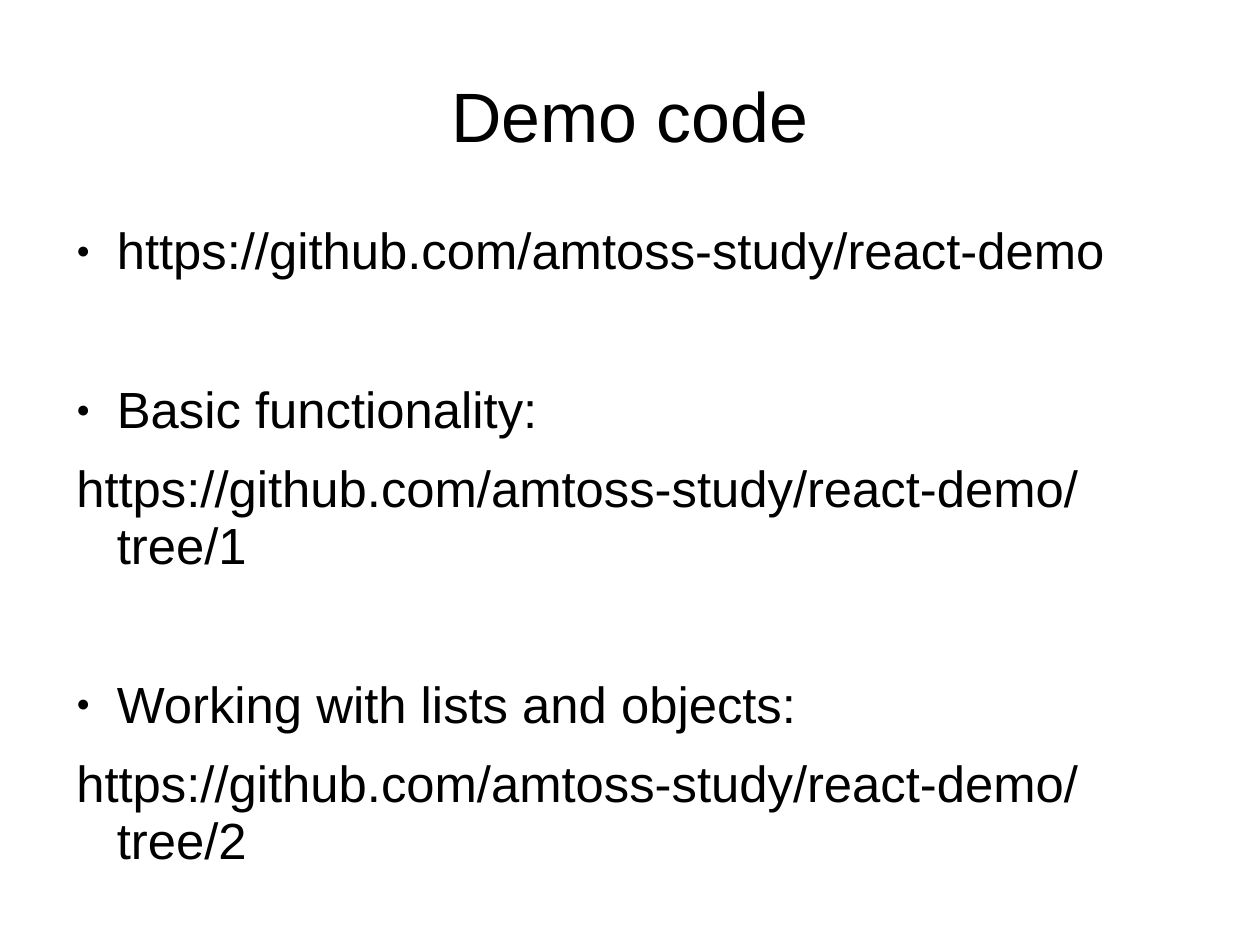
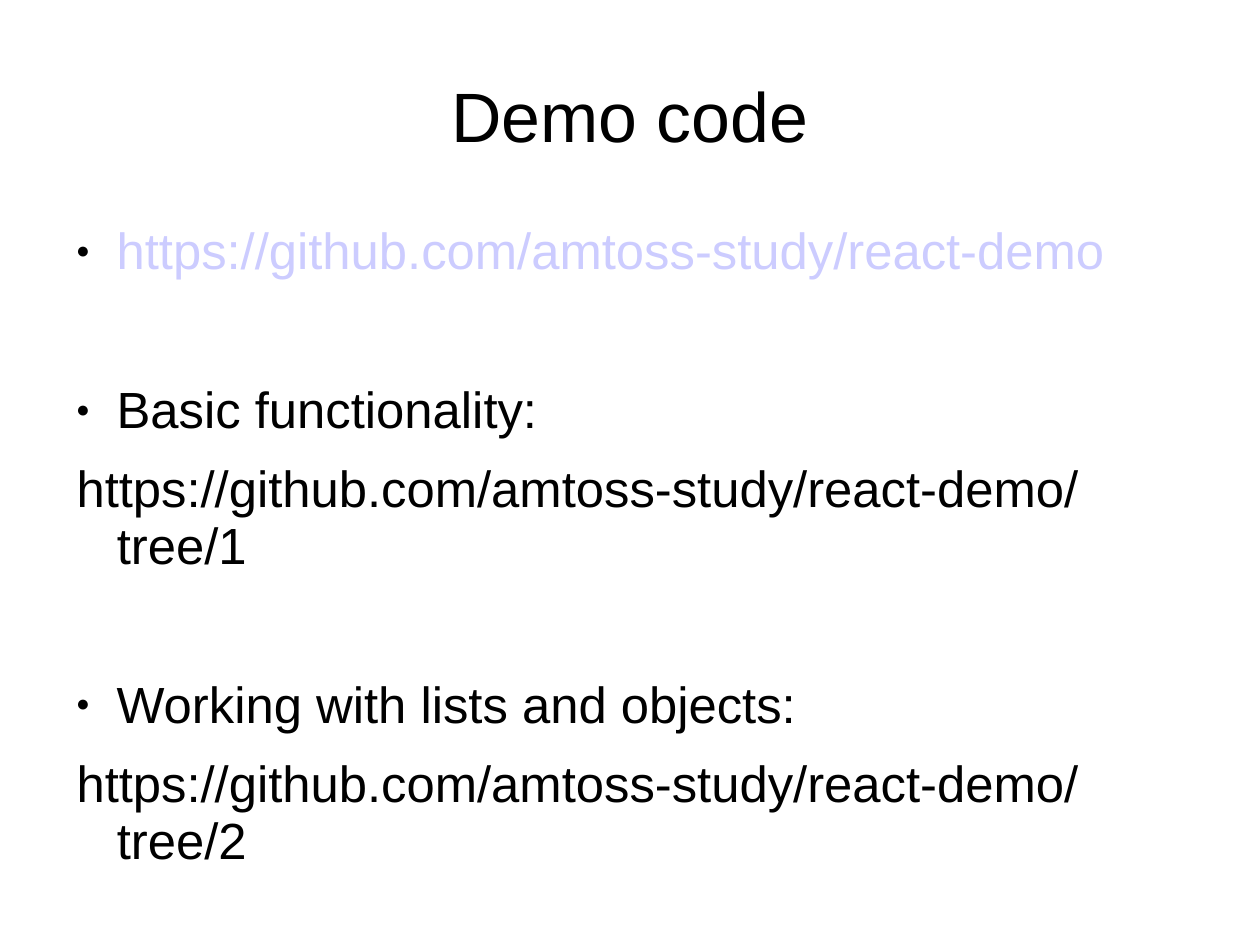
Before and after one commit to amtoss-study/react-demo, a slide deck: slide 6 of materials/Lesson1.ppt. Drawn at 1260x945 pixels with LibreOffice and Linux fonts; fonts in the diff are those of the drawing. Boxes give left, top, right and bottom in pixels: in the first picture for what was removed or moved away, otherwise in the second. Text is boxed around its words. In the diff, an @@ line names an element or a change of style, - is before the commit and + after.

```diff
--- a/materials/Lesson1.ppt
+++ b/materials/Lesson1.ppt
@@ text "https://github.com/amtoss-study/react-demo" at (77, 232, 1105, 860): text colour #000000 to #CCCCFF in "https://github.com/amtoss-study/react-demo" @@
```
Also in this commit, not shown: 3 other slides changed.
